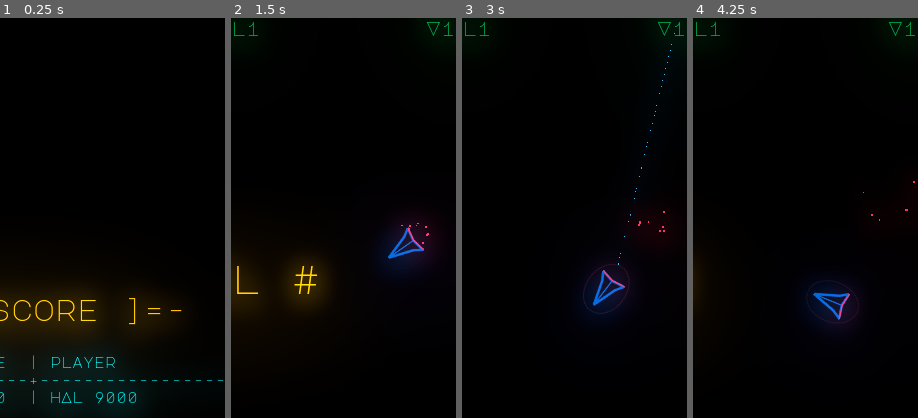
Above: before the commit, frames 1-4 (left to right).
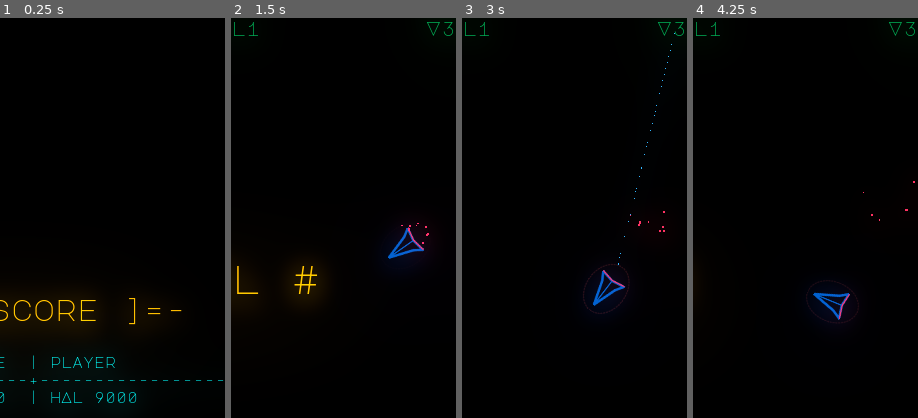
Above: after the commit, the same moments.

Repository: liske/Planetoids
Game: Godot game, scene res://scenes/Space.tscn
The game is run twice, just before and just after one commit, with the same random seed, the same clock (stepped at 60 frames per second) and the same inputs.
Inputs:
- Up to frame 1 (0.25 s): no input
- Up to frame 2 (1.5 s): tap Enter (spawn) at 0.5, 0.6 s; hold Right (rotate_right) from 0.53 s (still down); tap W (boost) at 1.35 s
- Up to frame 3 (3 s): tap Enter (spawn) at 1.55, 2.3, 2.85 s; release Right (rotate_right) at 2.03 s; hold Left (rotate_left) from 2.03 s (still down); tap Keypad 0 (shoot) at 2.1 s
- Up to frame 4 (4.25 s): keep holding Left (rotate_left); tap Enter (spawn) at 3.6 s
The pictures show only the part of the screen within x 50-100%, y 0-50%; the shares and areas given below are measured in that part.

The runs differ from the first frame. In frame 2, less than 0.1% of the frame differs, in the area x 94-99%, y 1-5%; in frame 3, less than 0.1%; in frame 4, less than 0.1%.

Commit message:
Update build settings.

Diff:
--- a/project.godot
+++ b/project.godot
@@ -25,9 +25,10 @@
 window/size/width=720
 window/size/height=1280
 window/size/borderless=true
+window/size/fullscreen=true
 window/handheld/orientation="portrait"
 window/stretch/mode="2d"
-window/stretch/aspect="keep"
+window/stretch/aspect="expand"
 
 [editor]
 
--- a/scenes/Space.tscn
+++ b/scenes/Space.tscn
@@ -7,7 +7,7 @@
 [sub_resource type="Environment" id=1]
 background_mode = 4
 glow_enabled = true
-glow_bloom = 0.5
+glow_bloom = 0.2
 glow_blend_mode = 0
 glow_hdr_threshold = 0.0
 glow_bicubic_upscale = true
--- a/scripts/Planetoids.gd
+++ b/scripts/Planetoids.gd
@@ -90,7 +90,7 @@
 	self.eog = false
 
 	self.level = 1
-	self.lives = 1 #3
+	self.lives = 3
 	self.score = 0
 
 	for child in get_children():
